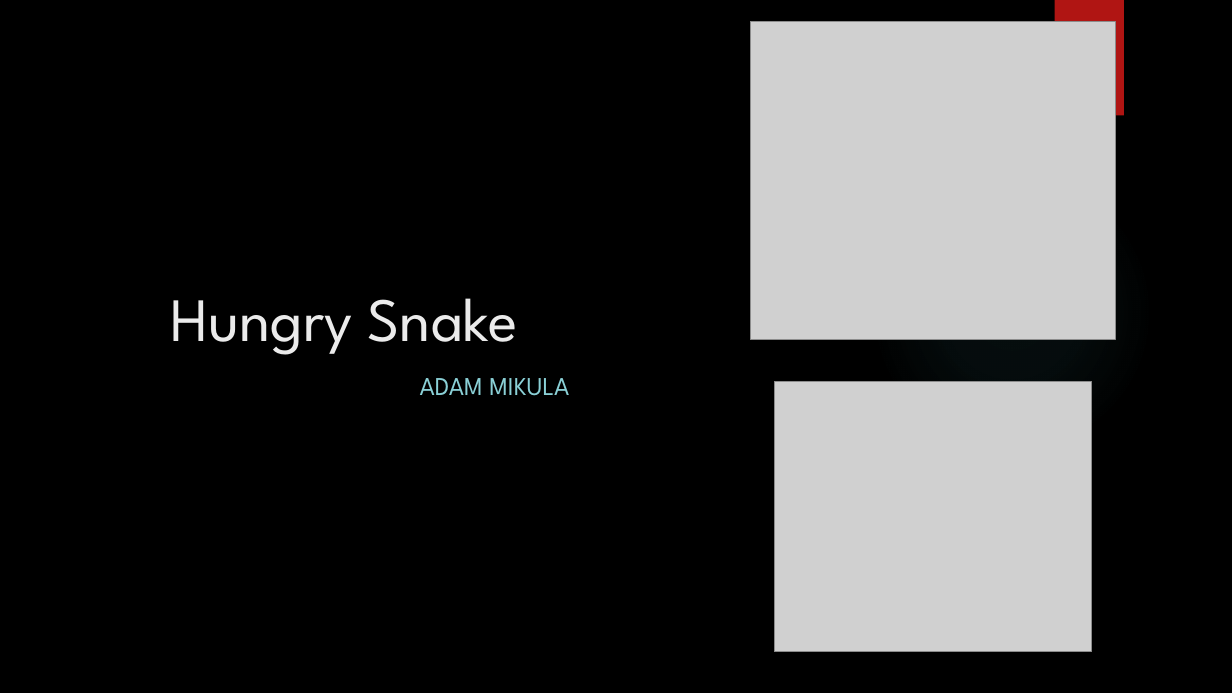
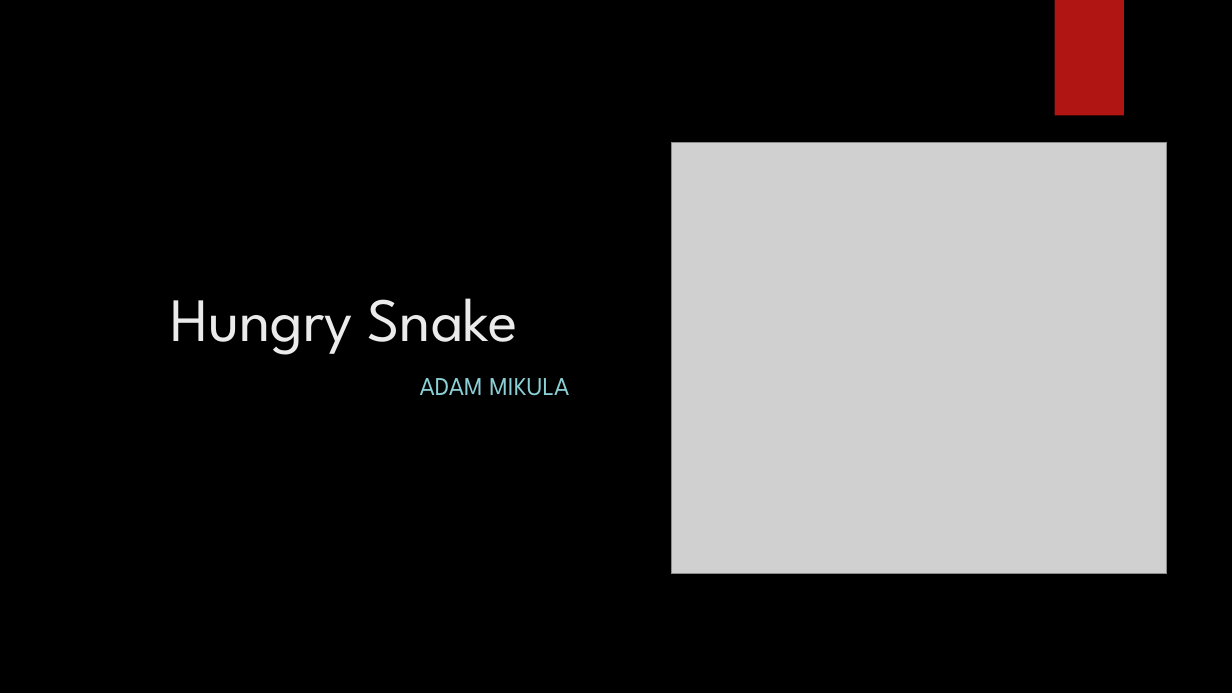
Before and after one commit to AdamMikula/PI1, a slide deck: slide 1 of Snake/Hungry Snake.pptx. Drawn at 1232x693 pixels with LibreOffice and Linux fonts; fonts in the diff are those of the drawing; grey boxes stand for pictures; background and template pictures are left out. Boxes give left, top, right and bottom in pixels: in the first picture for what was removed or moved away, otherwise in the second. Text is boxed around its words. In the diff, an @@ line names an element or a change of style, - is before the commit and + after.

```diff
--- a/Snake/Hungry Snake.pptx
+++ b/Snake/Hungry Snake.pptx
@@ picture: place and size @@
-picture at bbox=[750, 22, 1116, 340]
+picture at bbox=[672, 142, 1167, 574]
@@ ellipse removed at bbox=[870, 169, 1154, 454] @@
@@ picture removed at bbox=[775, 382, 1092, 652] @@
```
Also in this commit, not shown: 2 other slides changed, 1 slide added.
